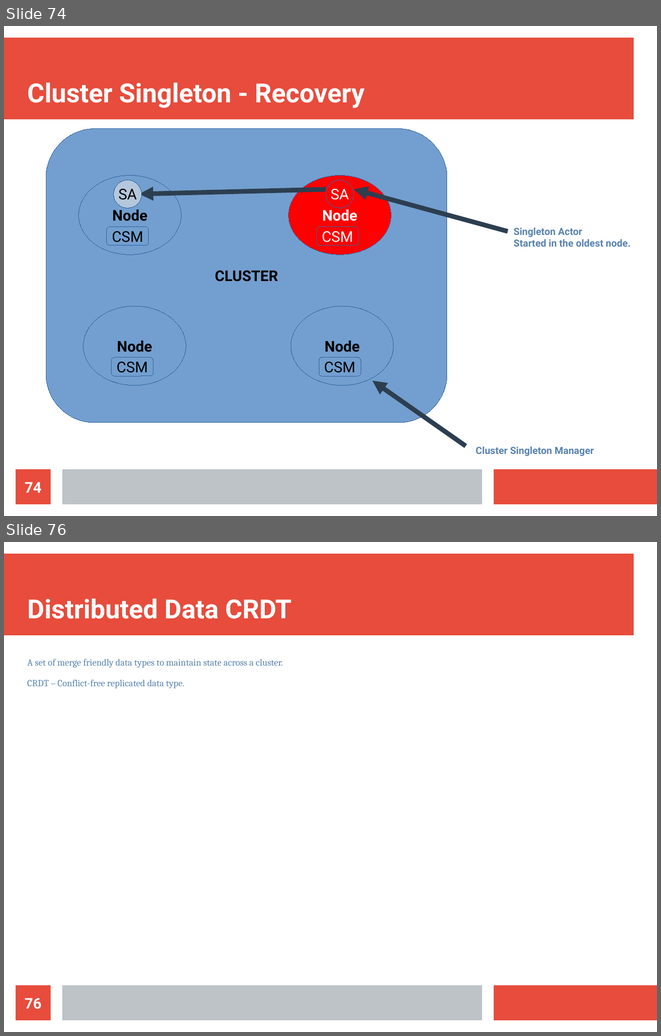
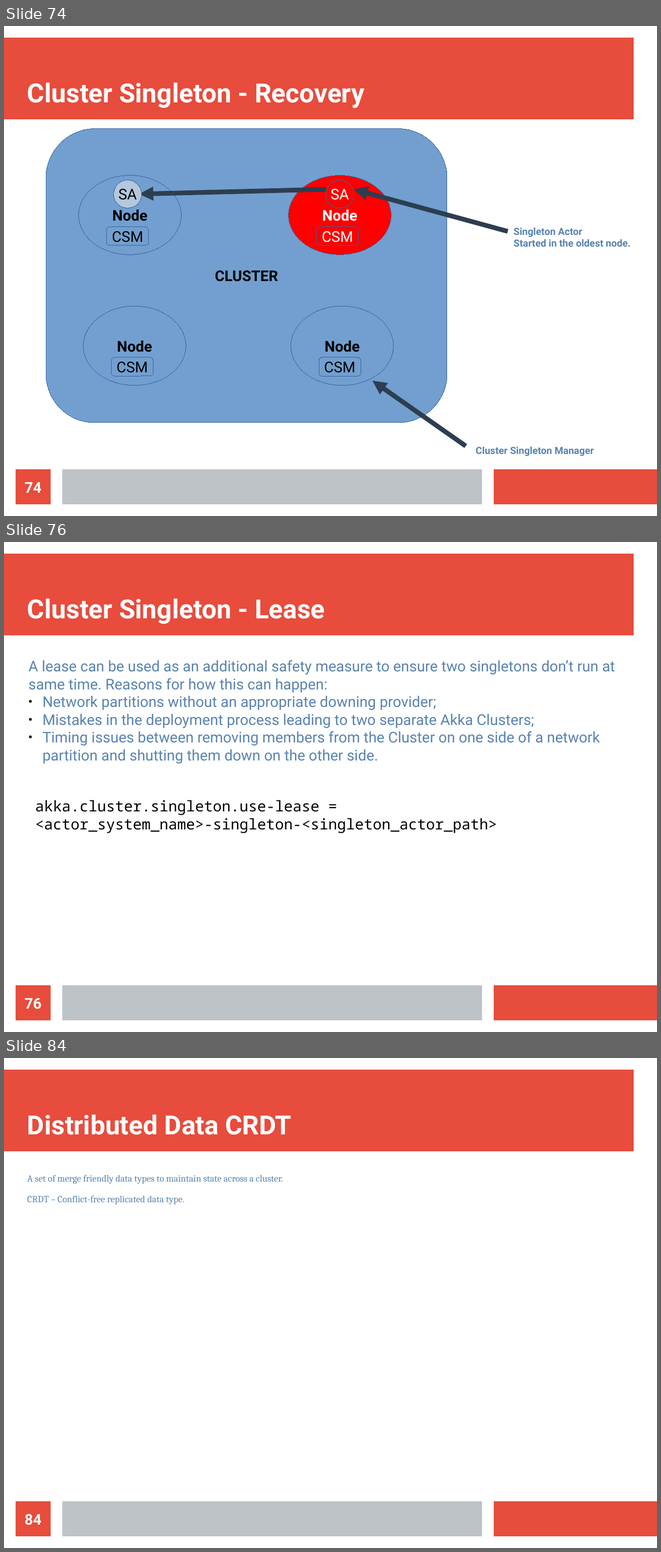
Before and after one commit to bytemania/akka-java-cluster, a slide deck: src/main/resources/res/presentation.odp. Shown one above the other, each under a label of ours: slides 74 and 76 before the commit, slides 74, 76 and 84 after it; the slides between them are not shown. The pictures are 661x1036 and 661x1552 pixels, drawn with LibreOffice and Linux fonts; fonts in the diff are those of the drawing. Boxes give left, top, right and bottom in pixels: in the first picture for what was removed or moved away, otherwise in the second. Text is boxed around its words. In the diff, an @@ line names an element or a change of style, - is before the commit and + after.

```diff
--- a/src/main/resources/res/presentation.odp
+++ b/src/main/resources/res/presentation.odp
@@ slide 76 added at [4,542,657,1032], background #FFFFFF; not listed: 3 template elements that a slide beside it also shows @@
@@ title added at [27,598,325,624], 32 pt, text #FFFFFF, bold @@
+Cluster Singleton - Lease
@@ text added at [28,660,615,764], 18 pt, text #5983B0 @@
+A lease can be used as an additional safety measure to ensure two singletons don’t run at same time. Reasons for how this can happen:
+● Network partitions without an appropriate downing provider;
+● Mistakes in the deployment process leading to two separate Akka Clusters;
+● Timing issues between removing members from the Cluster on one side of a network partition and shutting them down on the other side.
@@ text added at [35,800,497,833], 18 pt, text #000000 @@
+akka.cluster.singleton.use-lease =
+<actor_system_name>-singleton-<singleton_actor_path>
@@ page number added at [16,985,51,1020], fill #E74C3C, 18 pt, text #FFFFFF, bold @@
+76
@@ what was slide 76 is now slide 84 @@
@@ page number at [25,1514,42,1525]: text changed @@
-76
+84
```
Also in this commit, not shown: 1 slide changed, 10 other slides added.
